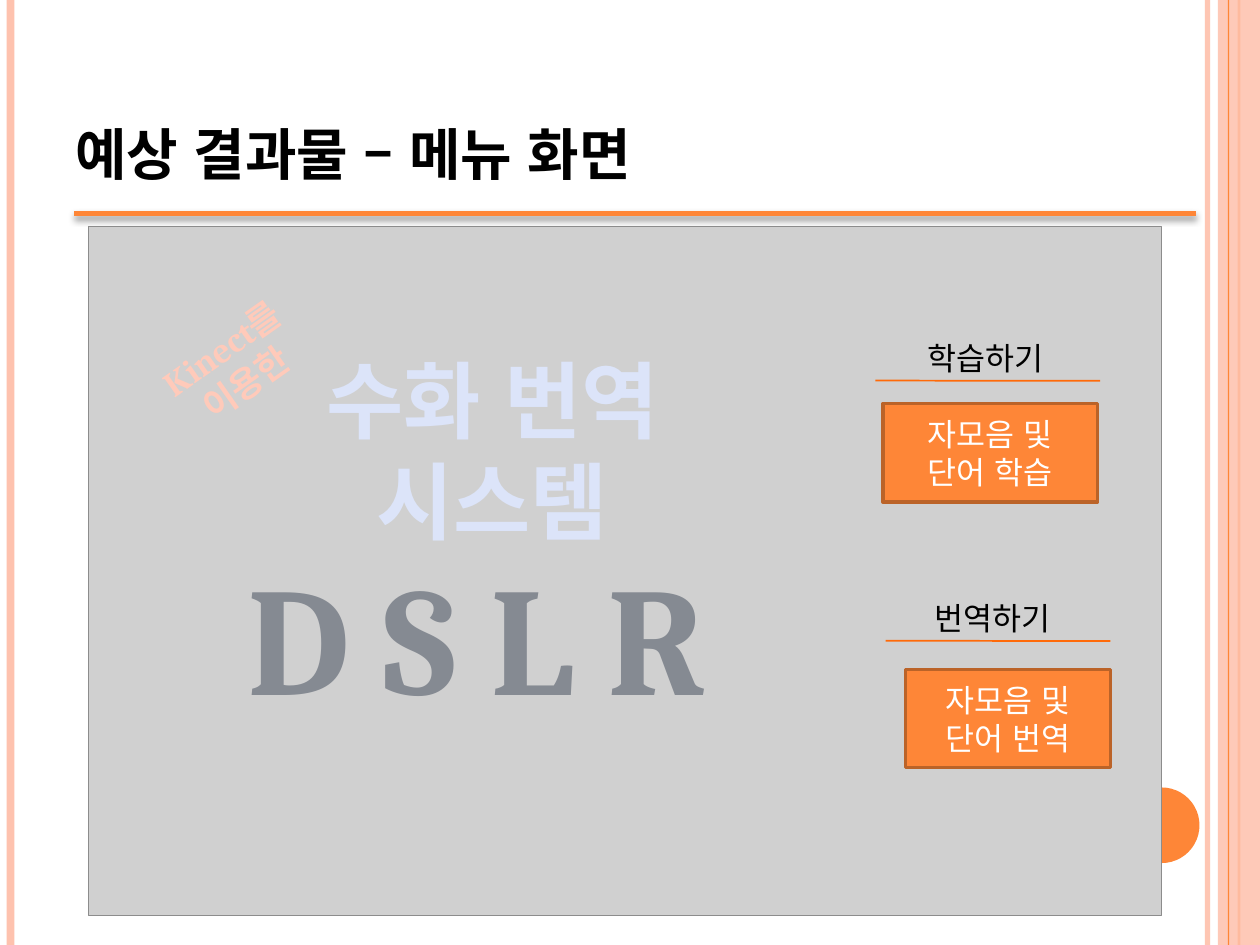
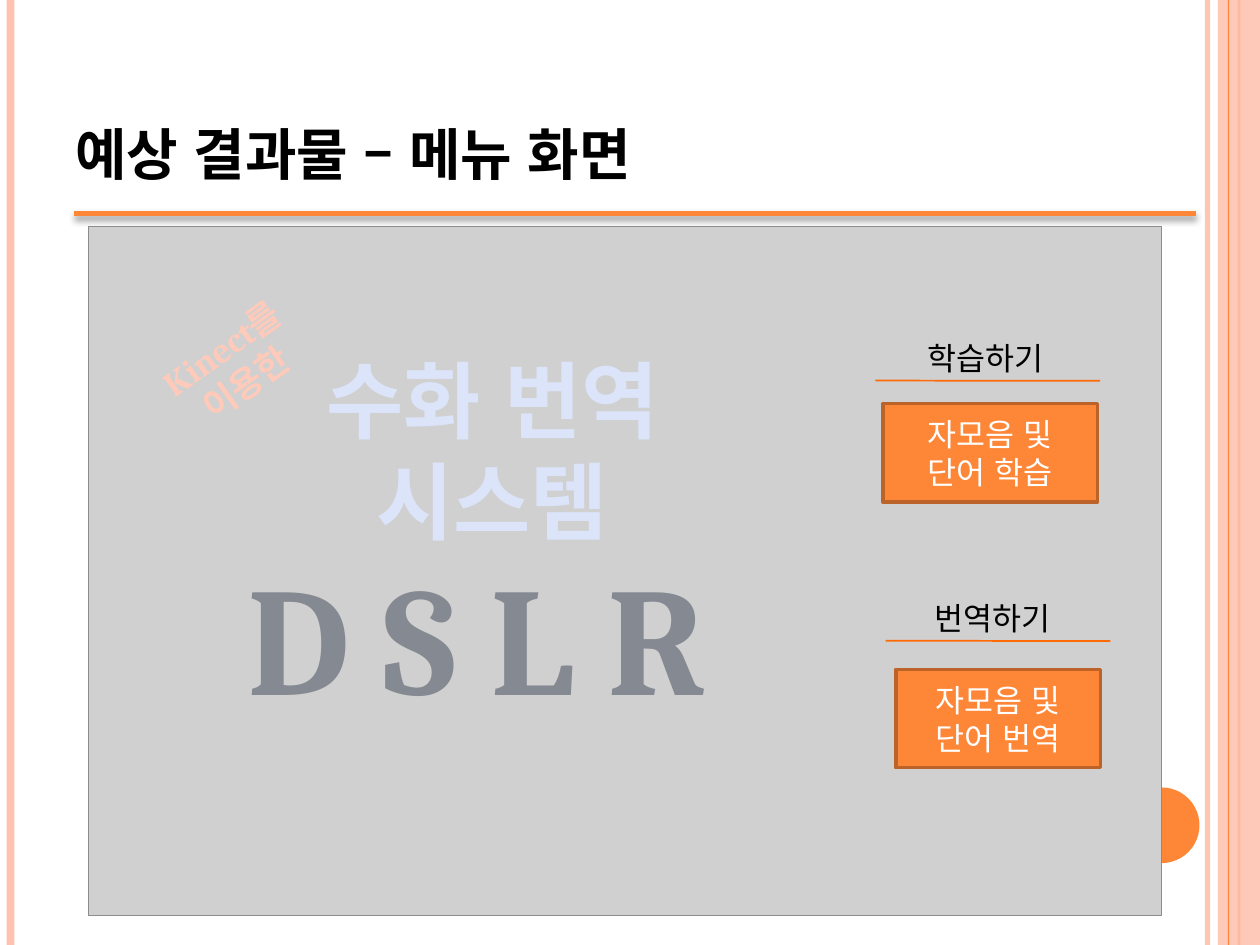
Before and after one commit to 0792004/kinectHR, a slide deck: slide 4 of doc/4.4진행상황발표.pptx (slide 3 before the commit). Drawn at 1260x945 pixels with LibreOffice and Linux fonts; fonts in the diff are those of the drawing; grey boxes stand for pictures. Boxes give left, top, right and bottom in pixels: in the first picture for what was removed or moved away, otherwise in the second. Text is boxed around its words. In the diff, an @@ line names an element or a change of style, - is before the commit and + after.

```diff
--- a/doc/4.4진행상황발표.pptx
+++ b/doc/4.4진행상황발표.pptx
@@ rectangle "자모음 및 단어 번역": place and size @@
-rectangle "자모음 및 단어 번역" at [906, 669, 1111, 767]
+rectangle "자모음 및 단어 번역" at [896, 669, 1101, 767]
```
Also in this commit, not shown: 1 other slide changed, 1 slide added, 1 other file.
